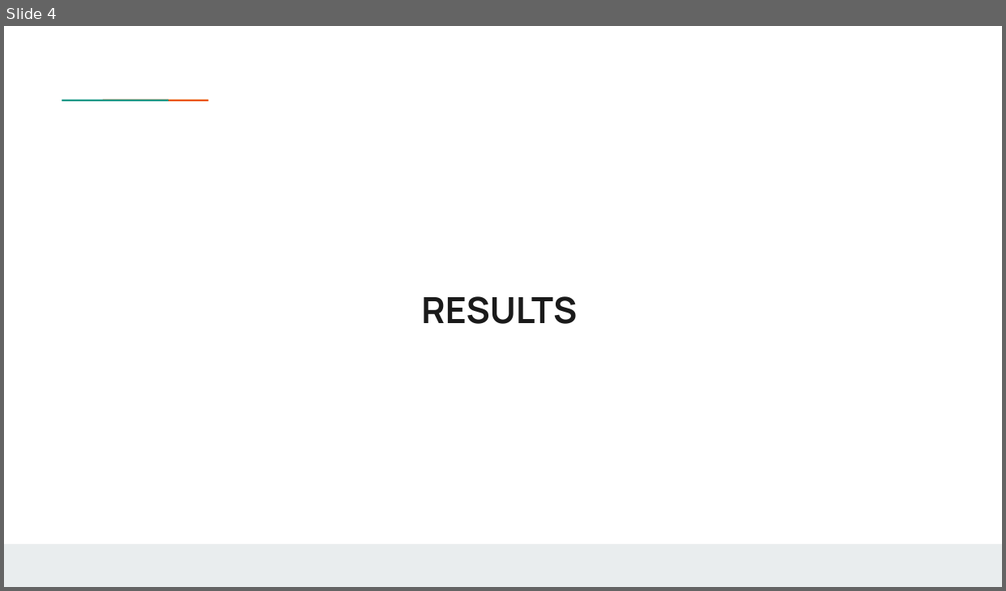
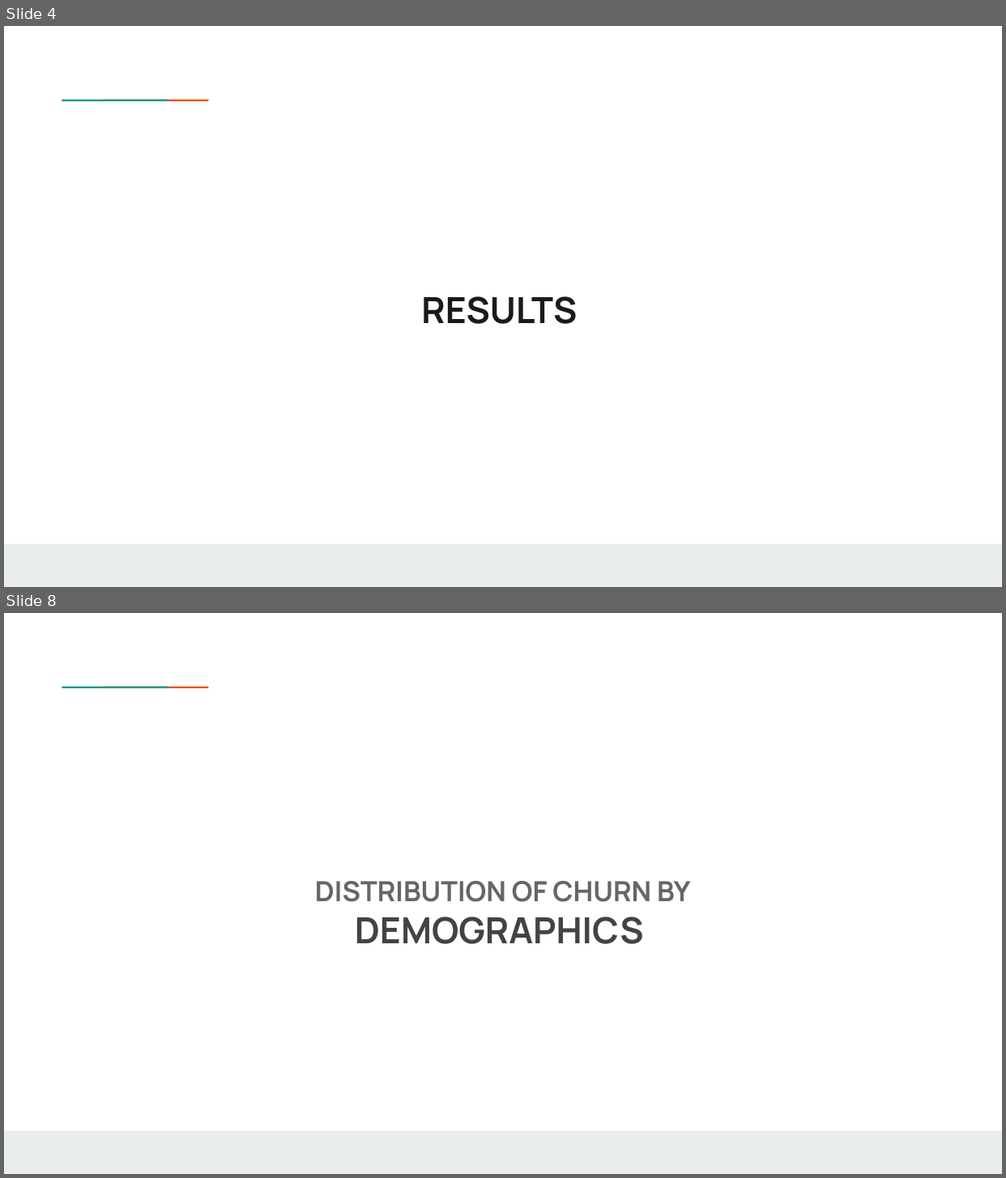
Before and after one commit to weinerkervens/churn_analysis, a slide deck: presentation.pptx. Shown one above the other, each under a label of ours: slide 4 before the commit, slides 4 and 8 after it; the slides between them are not shown. The pictures are 1006x591 and 1006x1178 pixels, drawn with LibreOffice and Linux fonts; fonts in the diff are those of the drawing; background and template pictures are left out. Boxes give left, top, right and bottom in pixels: in the first picture for what was removed or moved away, otherwise in the second. Text is boxed around its words. In the diff, an @@ line names an element or a change of style, - is before the commit and + after.

```diff
--- a/presentation.pptx
+++ b/presentation.pptx
@@ slide 8 added at (4,613,1002,1174), background #FFFFFF; not listed: 3 template elements that a slide beside it also shows @@
@@ title added at (315,881,691,944), 20 pt, text #666666, bold @@
+DISTRIBUTION OF CHURN BY
+DEMOGRAPHICS
```
Also in this commit, not shown: 3 slides changed, 24 other slides added, 13 other files.
